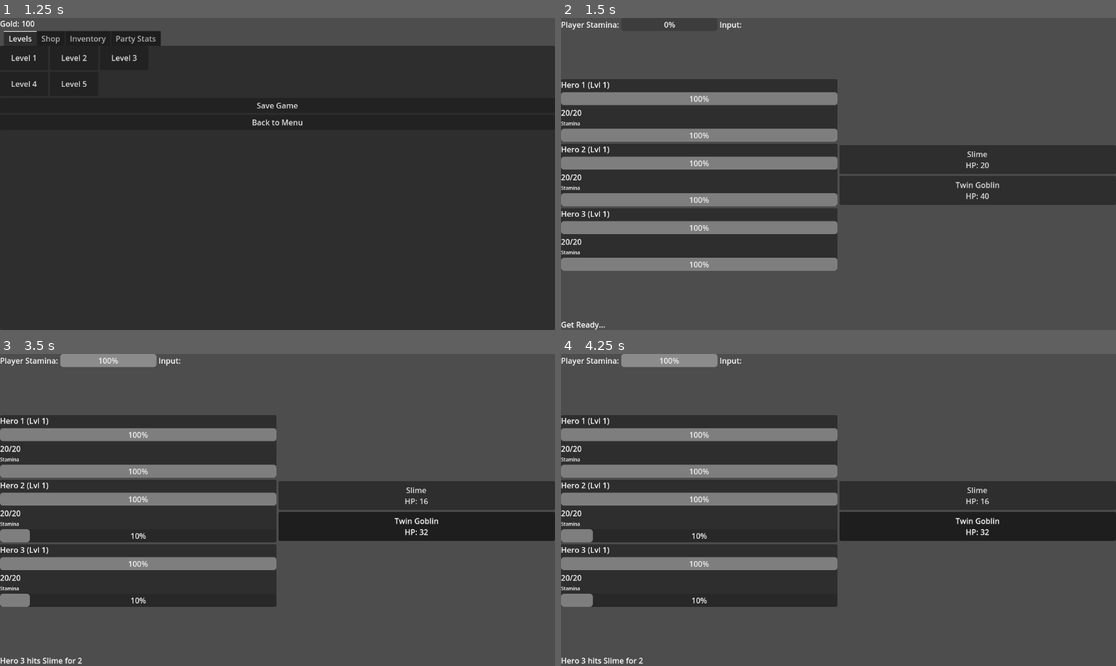
Above: before the commit, frames 1-4 (two rows, left to right).
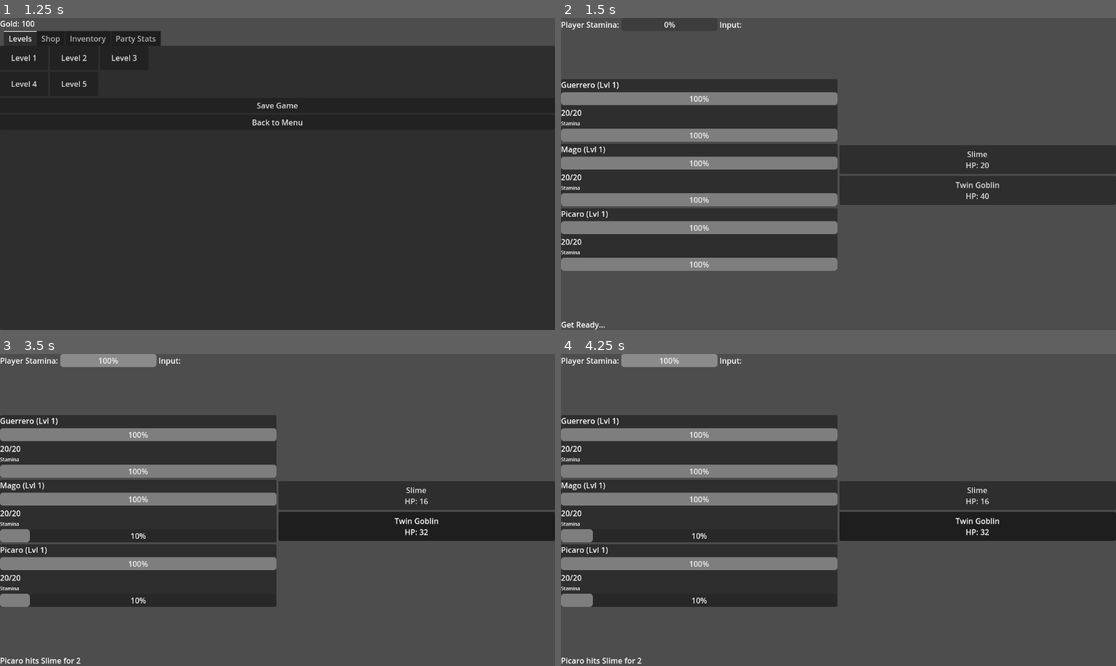
Above: after the commit, the same moments.

Repository: BautistaBravo/ReinosLowScope
Game: Godot game, scene res://scenes/MainMenu.tscn
Two runs of this game, one before a commit and one after it. Both use one fixed random seed, a clock stepped at 60 frames per second and the inputs below.
Inputs:
- Up to frame 1 (1.25 s): click "New Game" at 0.5 s
- Up to frame 2 (1.5 s): click "Level 2" at 1.25 s
- Up to frame 3 (3.5 s): click "Slime HP: 20" at 2 s; click "Twin Goblin HP: 40" at 2.75 s
- Up to frame 4 (4.25 s): tap Enter at 3.5 s; hold Right from 3.53 s (still down); tap 0 at 3.6 s

Frame 1 is identical in both runs. In frame 2, 0.3% of the frame differs, in the area x 0-11%, y 20-65%; in frame 3, 0.5%, in the area x 0-15%, y 20-100%; in frame 4, 0.5%.

Commit message:
Update Party with sprite paths and adjust UI to use them
- Created `sprites` directory and placeholder PNGs.
- Updated `GameManager` to initialize party with Warrior, Mage, Rogue and their sprite paths.
- Updated `LevelSelectorAnimated` and `CombatAnimated` to load sprites from the party dictionary if available.
- Updated `DOCUMENTATION.md` to reflect the asset integration.

Diff:
--- a/scripts/globals/GameManager.gd
+++ b/scripts/globals/GameManager.gd
@@ -57,9 +57,17 @@
 
 	var base_stats = get_stats_for_level(1)
 
-	for i in range(3):
+	# Define party with specific classes and sprites
+	var classes = [
+		{"name": "Guerrero", "sprite": "res://sprites/warrior.png"},
+		{"name": "Mago", "sprite": "res://sprites/mage.png"},
+		{"name": "Picaro", "sprite": "res://sprites/rogue.png"}
+	]
+
+	for i in range(classes.size()):
 		party.append({
-			"name": "Hero " + str(i+1),
+			"name": classes[i]["name"],
+			"sprite": classes[i]["sprite"],
 			"level": 1,
 			"xp": 0,
 			"hp": base_stats["hp"],
--- a/scripts/scenes/CombatAnimated.gd
+++ b/scripts/scenes/CombatAnimated.gd
@@ -100,7 +100,10 @@
 
 		# Sprite
 		var icon = TextureRect.new()
-		icon.texture = _create_placeholder(Color.BLUE)
+		if member.has("sprite") and ResourceLoader.exists(member["sprite"]):
+			icon.texture = load(member["sprite"])
+		else:
+			icon.texture = _create_placeholder(Color.BLUE)
 		icon.custom_minimum_size = Vector2(64, 64)
 		hbox.add_child(icon)
 
@@ -178,4 +181,4 @@
 func _create_placeholder(color):
 	var p = PlaceholderTexture2D.new()
 	p.size = Vector2(64, 64)
-	return p # Tint handled by modulate on node usually, or just use white placeholder and modulate node
+	return p
--- a/scripts/scenes/LevelSelectorAnimated.gd
+++ b/scripts/scenes/LevelSelectorAnimated.gd
@@ -95,7 +95,7 @@
 func _create_placeholder_icon(color):
 	var p = PlaceholderTexture2D.new()
 	p.size = Vector2(16, 16)
-	return p # Can't tint placeholder easily here without ViewportTexture, relying on Button modulate if needed
+	return p
 
 func _on_tab_pressed(tab_name):
 	# Clear Content
@@ -195,7 +195,13 @@
 	for i in range(GameManager.party.size()):
 		var btn = Button.new()
 		# Placeholder Sprite for Hero
-		btn.icon = _create_placeholder_icon(Color.BLUE)
+		# Use real sprite path if possible, else placeholder
+		if GameManager.party[i].has("sprite") and ResourceLoader.exists(GameManager.party[i]["sprite"]):
+			var tex = load(GameManager.party[i]["sprite"])
+			btn.icon = tex
+		else:
+			btn.icon = _create_placeholder_icon(Color.BLUE)
+
 		btn.text = GameManager.party[i]["name"]
 		if i == hero_idx:
 			btn.modulate = Color.YELLOW
@@ -250,7 +256,10 @@
 
 		# Sprite
 		var sprite = TextureRect.new()
-		sprite.texture = _create_placeholder_icon(Color.WHITE)
+		if member.has("sprite") and ResourceLoader.exists(member["sprite"]):
+			sprite.texture = load(member["sprite"])
+		else:
+			sprite.texture = _create_placeholder_icon(Color.WHITE)
 		sprite.custom_minimum_size = Vector2(32, 32)
 		vbox.add_child(sprite)
 
Binary file added: sprites/mage.png
Binary file added: sprites/rogue.png
Binary file added: sprites/warrior.png
